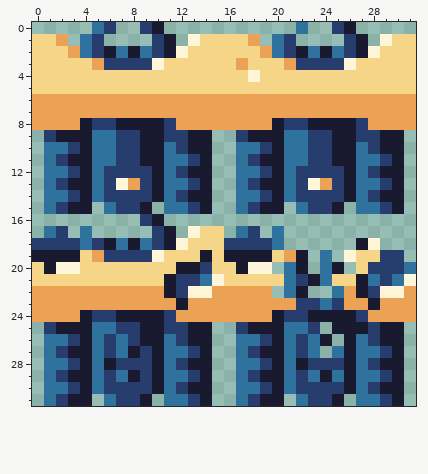
Edited in one commit: pixel-art sprite (p5/assets/Modules/Centre Shield_Tiny Maw.png). The picture above is the old version.
The file is 32x32 pixels.
The result:
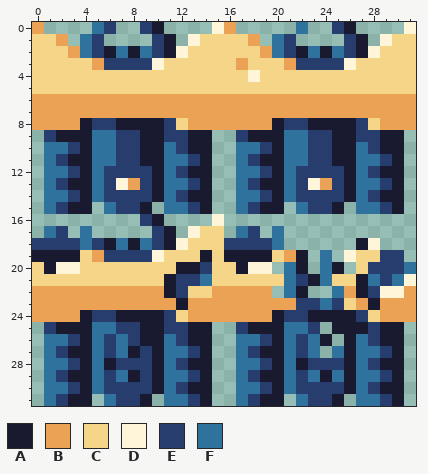
Palette (. is transparent): A #191930  B #eba254  C #f5d689  D #fff5d9  E #263d6e  F #2f729e
What changed:
@@ x 0..31 @@
- 0 .....FE..EA...........F..EA.....
+ 0 B....FE..EA....DB.....F..EA....D
  1 CCB.FE....EA.DCCCCB.FE....EA.DCC
@@ x 10..30 @@
  7 BBBBBBBBBBBBBBBBBBBBB
- 8 AEBBBBBBBBAEEAAAAEBBB
+ 8 AECBBBBBBBAEEAAAAECBB
  9 AEEAA..EAAAFFEEAAEEAA
@@ x 13..17 @@
 15 EA..F
-16 .....
+16 ..D..
 17 DCC.F
@@ x 10..30 @@
 20 CCAAECCADD.FA.FA.CEEE
-21 CAEEFDCCCCCFEAFCCAFEF
-22 BAEDDBBBBB.FA..FBAEDD
-23 BBABBBBBBBBBEEFEBBABB
-24 AEBBBBBBBBAEEAAAAEBBB
+21 CAEEFCCCCCCFEAFCCAFEF
+22 BAECCBBBBB.FA..FBAEDD
+23 BBABBBBBBBBBEEFECBABB
+24 AECBBBBBBBAEEAAAAECBB
 25 AEEAA..EAAAFFE.AAAEAA
Changed places in both pictures, as pixel boxes (x1, y1, x2, y2):
added: (32, 22, 44, 34)
added: (212, 22, 236, 34)
added: (404, 22, 416, 34)
changed: (176, 118, 188, 130)
changed: (368, 118, 380, 130)
added: (212, 214, 224, 226)
changed: (176, 274, 224, 322)
changed: (344, 298, 380, 322)
